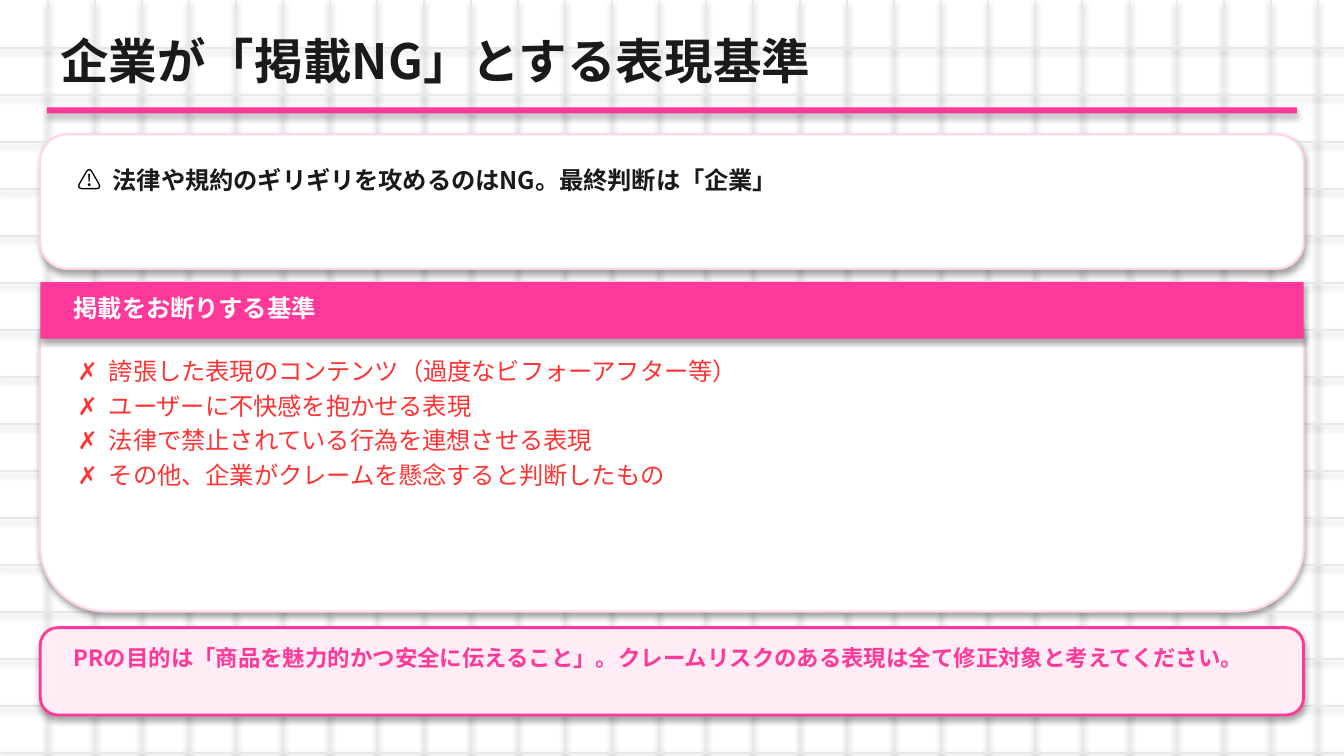
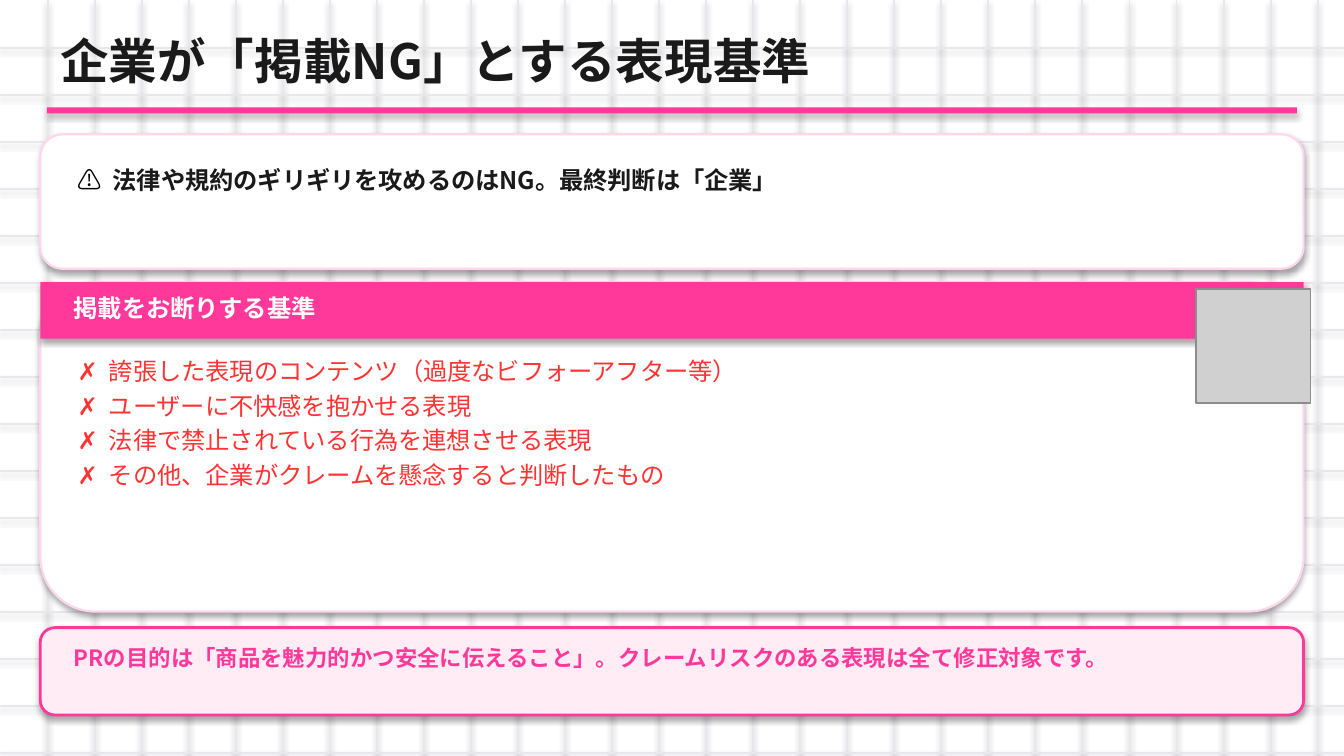
Before and after one commit to nagasawakai-eng/torihada-pptx-editor, a slide deck: slide 21 of TORIHADA_第2週_研修資料.pptx. Drawn at 1344x756 pixels with LibreOffice and Linux fonts; fonts in the diff are those of the drawing; grey boxes stand for pictures. Boxes give left, top, right and bottom in pixels: in the first picture for what was removed or moved away, otherwise in the second. Text is boxed around its words. In the diff, an @@ line names an element or a change of style, - is before the commit and + after.

```diff
--- a/TORIHADA_第2週_研修資料.pptx
+++ b/TORIHADA_第2週_研修資料.pptx
@@ picture added at (1196,289,1310,403) @@
@@ proportions changed in 3 elements at (40,134,1304,269), (40,282,1304,612), (40,628,1304,715) @@
@@ text at (74,647,1109,668): text changed @@
-PRの目的は「商品を魅力的かつ安全に伝えること」。クレームリスクのある表現は全て修正対象と考えてください。
+PRの目的は「商品を魅力的かつ安全に伝えること」。クレームリスクのある表現は全て修正対象です。
```
Also in this commit, not shown: 26 other slides changed.
